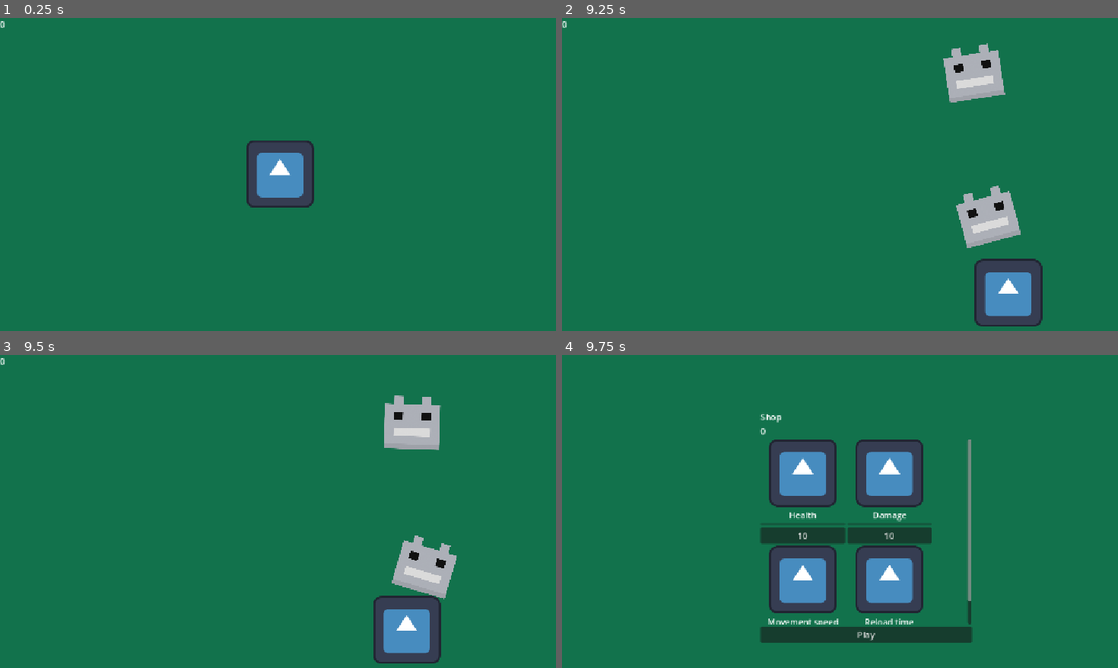
Above: before the commit, frames 1-4 (two rows, left to right).
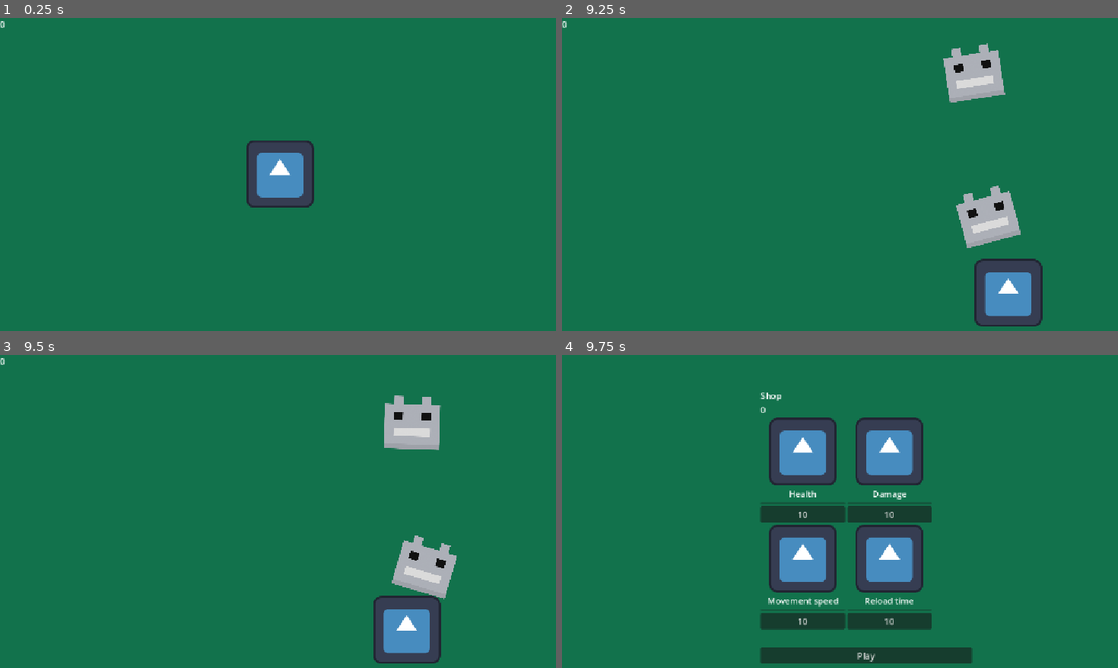
Above: after the commit, the same moments.

Repository: NxtCreator/little-archery
Game: Godot game, scene res://scenes/main.tscn
Same seed, same stepped clock (60 frames per second), same inputs: the game is played once before the commit and once after it. The engine's default icon, where the game draws it, is replaced by a stand-in: a white triangle on a blue panel in a dark square.
Inputs (mouse positions are in pixels of both pictures, inside the frame that each line leads up to):
- Up to frame 1 (0.25 s): no input
- Up to frame 2 (9.25 s): tap Enter at 0.5 s; move the mouse to (1001, 171) at 0.52 s; hold D (move_right) 0.53-1.28 s; tap Alt every 1.5 s from 0.6 to 8.1 s; click (1001, 171) at 0.67 s; move the mouse to (745, 205) at 1.27 s; hold S (move_down) 1.28-2.03 s; tap Shift every 1.5 s from 1.35 to 8.85 s; move the mouse to (928, 115) at 2.02 s; hold D (move_right) 2.03-2.78 s; move the mouse to (834, 259) at 2.77 s; hold W (move_up) 2.78-3.53 s; click (834, 259) at 2.92 s; move the mouse to (1051, 240) at 3.52 s; hold A (move_left) 3.53-5.03 s; move the mouse to (684, 136) at 4.27 s; move the mouse to (895, 190) at 5.02 s; hold S (move_down) 5.03-5.78 s; click (895, 190) at 5.17 s; move the mouse to (773, 102) at 5.77 s; hold D (move_right) 5.78-6.53 s; move the mouse to (1001, 171) at 6.52 s; hold W (move_up) 6.53-7.28 s; move the mouse to (745, 205) at 7.27 s; hold D (move_right) 7.28-8.03 s; click (745, 205) at 7.42 s; move the mouse to (928, 115) at 8.02 s; hold S (move_down) 8.03-8.78 s; move the mouse to (834, 259) at 8.77 s; hold A (move_left) from 8.78 s (still down)
- Up to frame 3 (9.5 s): keep holding A (move_left)
- Up to frame 4 (9.75 s): move the mouse to (1051, 577) at 9.52 s; release A (move_left) at 9.53 s; hold W (move_up) from 9.53 s (still down); tap Alt at 9.6 s; click (1051, 577) at 9.67 s

Frames 1-3 are identical in both runs. In frame 4, 17% of the frame differs, in the area x 35-74%, y 11-99%.

Commit message:
Apply health, speed, and reload upgrade levels when a run starts

Diff:
--- a/game_data.gd
+++ b/game_data.gd
@@ -1,5 +1,4 @@
 extends Node
 
 var coins = 0
-var damage_level = 0
 var upgrade_levels = {"damage": 0, "health": 0, "speed": 0, "reload": 0}
--- a/scenes/player.gd
+++ b/scenes/player.gd
@@ -10,7 +10,9 @@
 
 # Called when the node enters the scene tree for the first time.
 func _ready() -> void:
-	pass # Replace with function body.
+	lives += GameData.upgrade_levels["health"]
+	speed += 30 * GameData.upgrade_levels["speed"]
+	$Timer.wait_time = max(0.15, 0.5 - 0.05 * GameData.upgrade_levels["reload"])
 
 
 # Called every frame. 'delta' is the elapsed time since the previous frame.
--- a/scenes/shop.tscn
+++ b/scenes/shop.tscn
@@ -37,8 +37,10 @@
 script = ExtResource("1_lx5au")
 
 [node name="ScrollContainer" type="ScrollContainer" parent="VBoxContainer" unique_id=1281359225]
-custom_minimum_size = Vector2(400, 350)
+custom_minimum_size = Vector2(400, 430)
 layout_mode = 2
+horizontal_scroll_mode = 0
+vertical_scroll_mode = 3
 
 [node name="GridContainer" type="GridContainer" parent="VBoxContainer/ScrollContainer" unique_id=1352339597]
 layout_mode = 2
